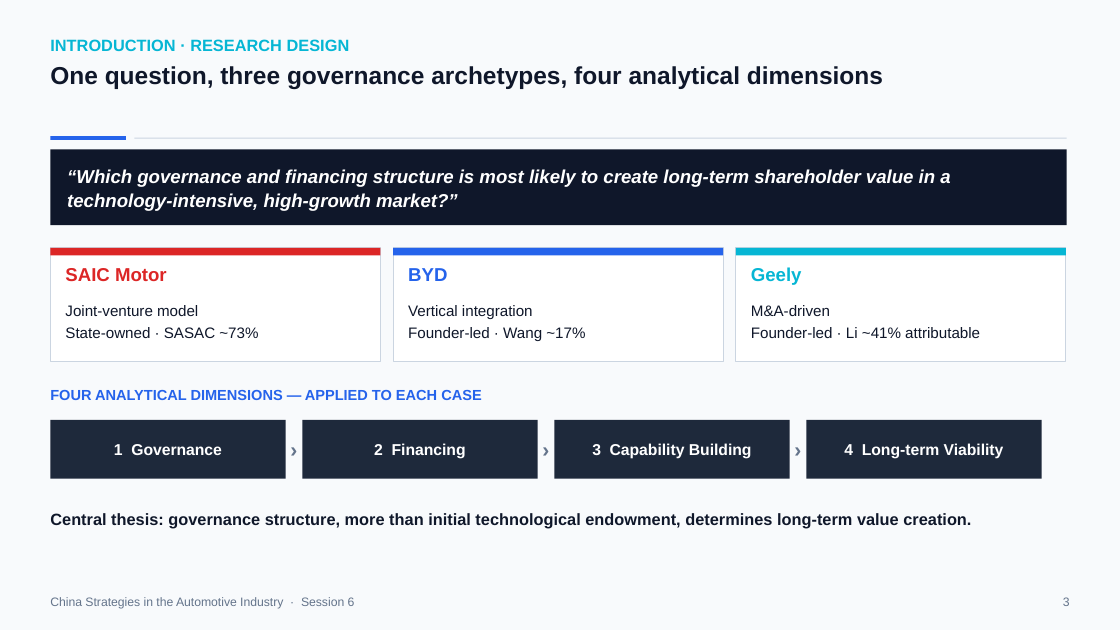
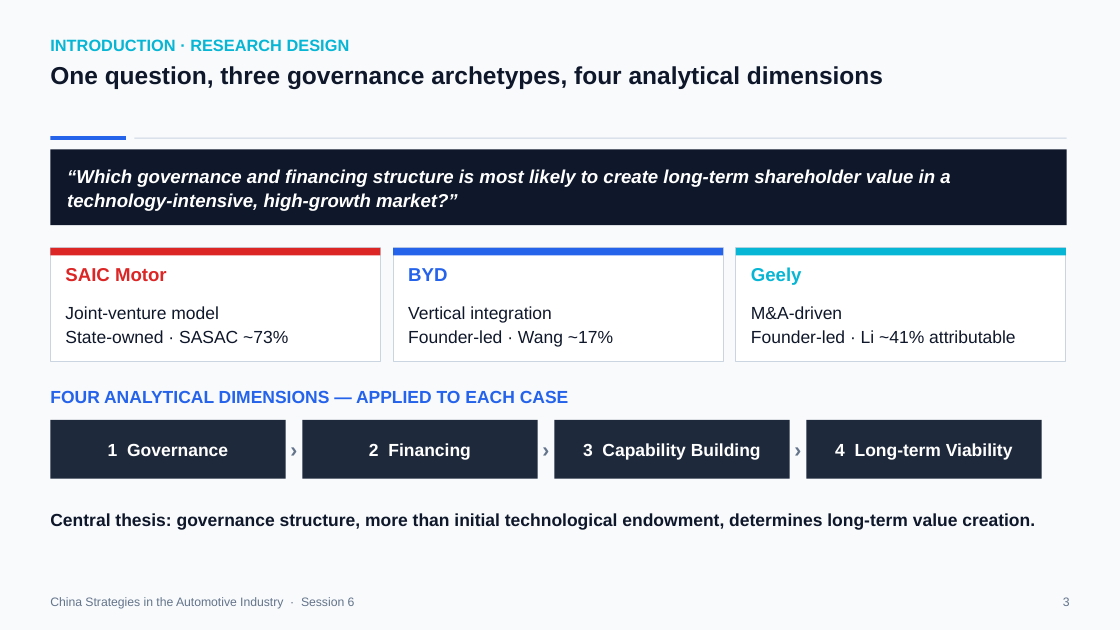
Before and after one commit to mickeymousehacker/CHINA-seminar-paper, a slide deck: slide 3 of research/presentation/China-Strategies-Presentation-FINAL.pptx. Drawn at 1120x630 pixels with LibreOffice and Linux fonts; fonts in the diff are those of the drawing. Boxes give left, top, right and bottom in pixels: in the first picture for what was removed or moved away, otherwise in the second. Text is boxed around its words. In the diff, an @@ line names an element or a change of style, - is before the commit and + after.

```diff
--- a/research/presentation/China-Strategies-Presentation-FINAL.pptx
+++ b/research/presentation/China-Strategies-Presentation-FINAL.pptx
@@ size 13 to 15 pt in 3 elements at [65, 306, 288, 343], [408, 306, 613, 347], [751, 306, 1015, 343] @@
@@ text "FOUR ANALYTICAL DIMENSIONS — APPLIED ..." at [50, 390, 569, 403]: size 12.5 to 15 pt @@
@@ text "3 Capability Building": place and size @@
-text "3 Capability Building" at [592, 443, 752, 459]
+text "3 Capability Building" at [583, 443, 761, 460]
@@ size 13.5 to 15 pt in 4 elements at [108, 443, 228, 456], [369, 443, 471, 460], [583, 443, 761, 460], [835, 443, 1013, 460] @@
@@ text "4 Long-term Viability": place and size @@
-text "4 Long-term Viability" at [844, 443, 1004, 459]
+text "4 Long-term Viability" at [835, 443, 1013, 460]
@@ text "Central thesis: governance structure, more ..." at [50, 513, 1035, 530]: size 14 to 15 pt @@
```
Also in this commit, not shown: 19 other slides changed.
